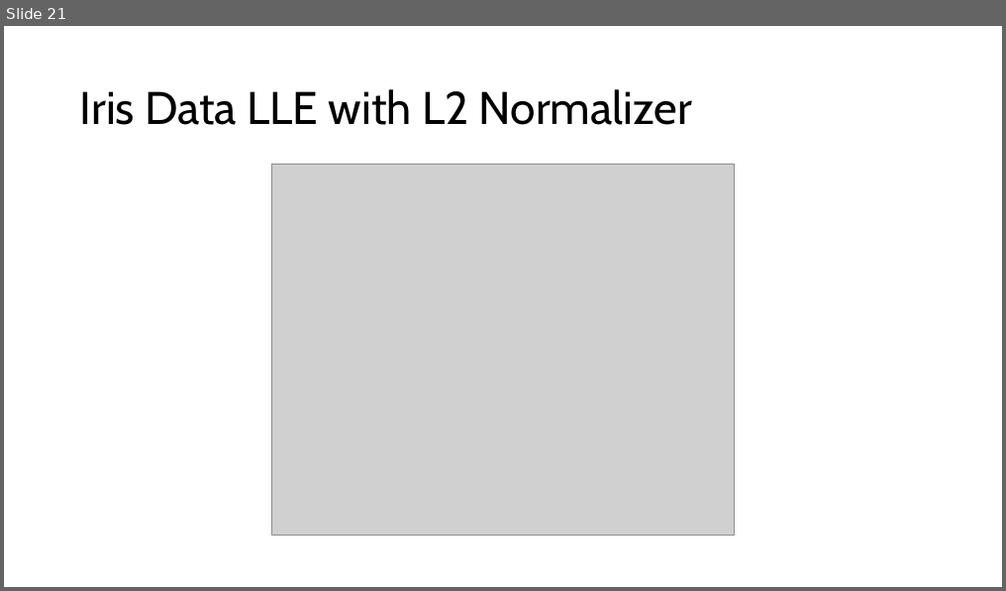
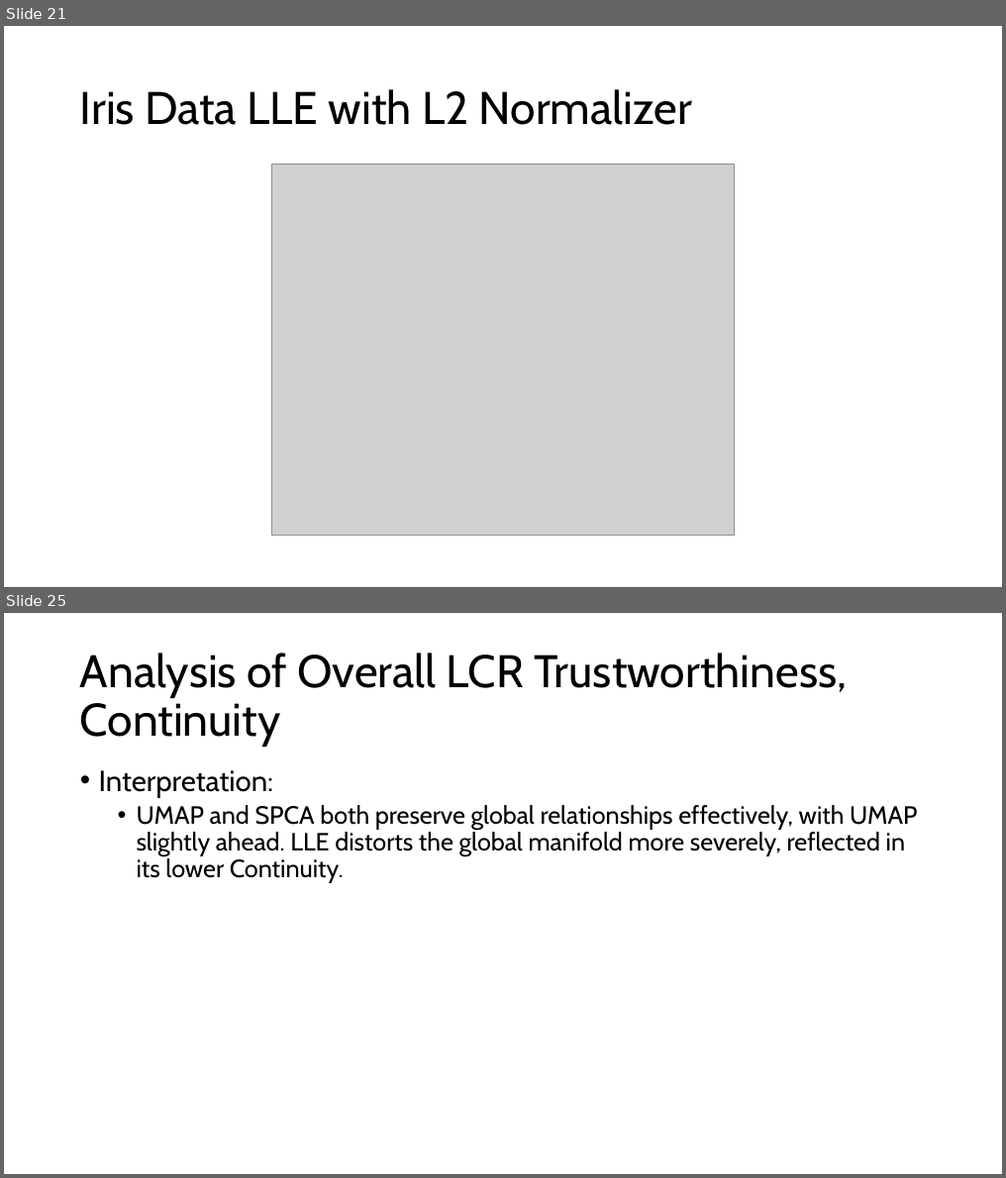
Before and after one commit to Brennan-Chan/Big-Data-Project-1, a slide deck: Deliverables/Big Data Project 1.pptx. Shown one above the other, each under a label of ours: slide 21 before the commit, slides 21 and 25 after it; the slides between them are not shown. The pictures are 1006x591 and 1006x1178 pixels, drawn with LibreOffice and Linux fonts; fonts in the diff are those of the drawing; grey boxes stand for pictures. Boxes give left, top, right and bottom in pixels: in the first picture for what was removed or moved away, otherwise in the second. Text is boxed around its words. In the diff, an @@ line names an element or a change of style, - is before the commit and + after.

```diff
--- a/Deliverables/Big Data Project 1.pptx
+++ b/Deliverables/Big Data Project 1.pptx
@@ slide 25 added at <box>4,613,1002,1174</box>, background #FFFFFF @@
@@ title added at <box>80,653,846,747</box>, 44 pt, text #000000 @@
+Analysis of Overall LCR Trustworthiness, Continuity
@@ text added at <box>99,770,917,883</box>, 24 pt, text #000000 @@
+• Interpretation:
+  • UMAP and SPCA both preserve global relationships effectively, with UMAP slightly ahead. LLE distorts the global manifold more severely, reflected in its lower Continuity.
```
Also in this commit, not shown: 2 slides changed, 14 other slides added, 10 slides removed, 3 other files.
